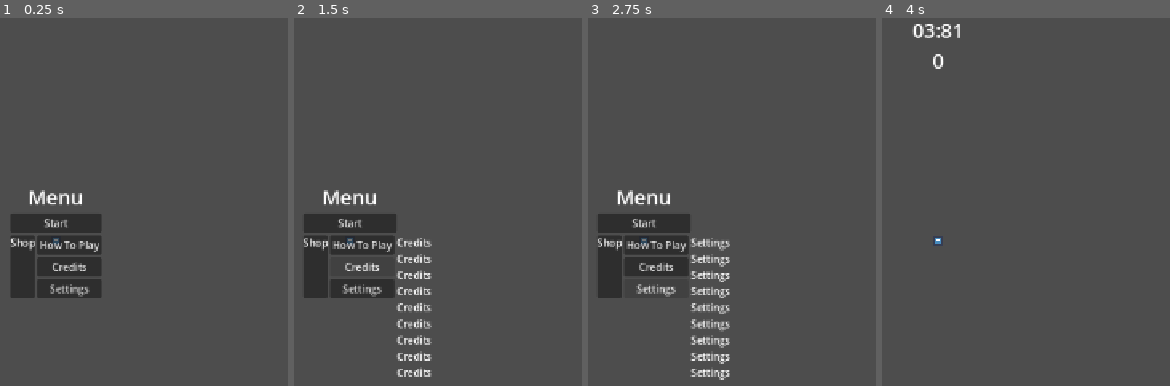
Above: before the commit, frames 1-4 (left to right).
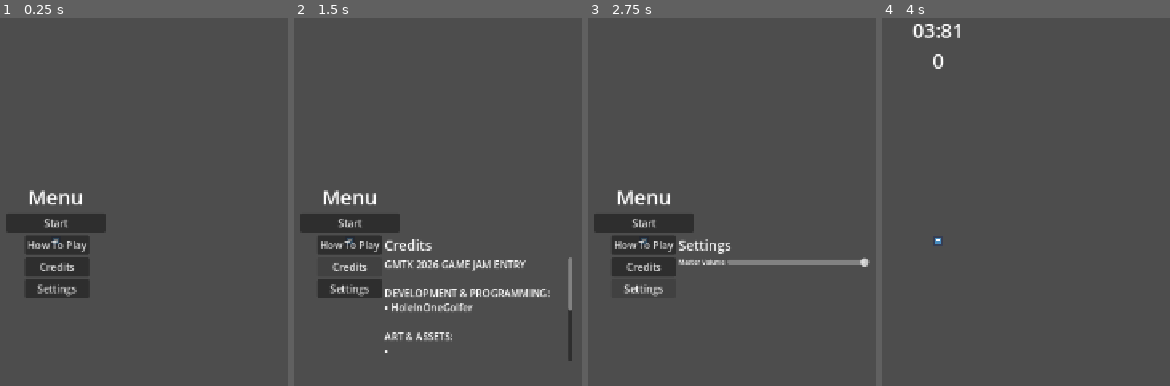
Above: after the commit, the same moments.

Repository: HoleInOneGolfer/GMTK-2026
Game: Godot game, scene res://scenes/main.tscn
Two runs of this game, one before a commit and one after it. Both use one fixed random seed, a clock stepped at 60 frames per second and the inputs below. The engine's default icon, where the game draws it, is replaced by a stand-in: a white triangle on a blue panel in a dark square.
Inputs (mouse positions are in pixels of both pictures, inside the frame that each line leads up to):
- Up to frame 1 (0.25 s): no input
- Up to frame 2 (1.5 s): click "How To Play" at 0.5 s; click "Credits" at 1.25 s
- Up to frame 3 (2.75 s): click "Settings" at 2 s
- Up to frame 4 (4 s): click "Start" at 2.75 s; move the mouse to (1115, 216) at 3.52 s; hold D (move_right) from 3.53 s (still down)

The runs differ from the first frame. In frame 1, 2.5% of the frame differs, in the area x 2-37%, y 53-77%; in frame 2, 6.1%, in the area x 2-97%, y 53-98%; in frame 3, 5.2%; in frame 4, nothing differs.

Commit message:
most of the UI is basically done

Diff:
--- a/scenes/ui.tscn
+++ b/scenes/ui.tscn
@@ -2,9 +2,16 @@
 
 [ext_resource type="Script" uid="uid://ix7xsqvylon5" path="res://scripts/ui.gd" id="1_nt7q6"]
 [ext_resource type="Script" uid="uid://bwcv31ikfnede" path="res://scripts/menu.gd" id="2_x4jx1"]
+[ext_resource type="Script" uid="uid://vynuhgatjaga" path="res://scripts/settings_panel.gd" id="3_yev5y"]
 
 [sub_resource type="LabelSettings" id="LabelSettings_bhunq"]
 font_size = 32
+
+[sub_resource type="LabelSettings" id="LabelSettings_gdt2y"]
+font_size = 22
+
+[sub_resource type="LabelSettings" id="LabelSettings_x4jx1"]
+font_size = 10
 
 [node name="UI" type="CanvasLayer" unique_id=1292629276 node_paths=PackedStringArray("hud_node", "menu_node", "timer_label")]
 process_mode = 3
@@ -64,15 +71,12 @@
 [node name="MainLayout" type="VBoxContainer" parent="MENU" unique_id=173891452]
 propagate_maximum_size = false
 layout_mode = 1
-anchors_preset = 8
+anchors_preset = 13
 anchor_left = 0.5
-anchor_top = 0.5
 anchor_right = 0.5
-anchor_bottom = 0.5
-offset_left = -54.0
-offset_top = -234.0
-offset_right = 54.0
-offset_bottom = 234.0
+anchor_bottom = 1.0
+offset_left = -79.0
+offset_right = 79.0
 grow_horizontal = 2
 grow_vertical = 2
 alignment = 1
@@ -103,10 +107,6 @@
 layout_mode = 2
 columns = 3
 
-[node name="Label" type="Label" parent="MENU/MainLayout/CenterContent/ShopPanel/ShopGrid" unique_id=57187387]
-layout_mode = 2
-text = "Shop"
-
 [node name="SidePanel" type="VBoxContainer" parent="MENU/MainLayout/CenterContent" unique_id=1785729234]
 layout_mode = 2
 
@@ -125,53 +125,106 @@
 [node name="HowToPlayPanel" type="Panel" parent="MENU/MainLayout/CenterContent" unique_id=497723144]
 layout_mode = 2
 
-[node name="Label" type="Label" parent="MENU/MainLayout/CenterContent/HowToPlayPanel" unique_id=1819272200]
-layout_mode = 0
-offset_right = 40.0
-offset_bottom = 23.0
-text = "How to Play
-How to Play
-How to Play
-How to Play
-How to Play
-How to Play
-How to Play
-How to Play
-How to Play
-"
+[node name="MarginContainer" type="MarginContainer" parent="MENU/MainLayout/CenterContent/HowToPlayPanel" unique_id=371365622]
+layout_mode = 1
+anchors_preset = 9
+anchor_bottom = 1.0
+offset_right = 306.0
+offset_bottom = 98.0
+grow_vertical = 2
+
+[node name="VBoxContainer" type="VBoxContainer" parent="MENU/MainLayout/CenterContent/HowToPlayPanel/MarginContainer" unique_id=63344266]
+layout_mode = 2
+
+[node name="Label" type="Label" parent="MENU/MainLayout/CenterContent/HowToPlayPanel/MarginContainer/VBoxContainer" unique_id=746996098]
+layout_mode = 2
+text = "How To Play"
+label_settings = SubResource("LabelSettings_gdt2y")
+
+[node name="RichTextLabel" type="RichTextLabel" parent="MENU/MainLayout/CenterContent/HowToPlayPanel/MarginContainer/VBoxContainer" unique_id=1838176967]
+layout_mode = 2
+size_flags_vertical = 3
+size_flags_stretch_ratio = 0.0
+text = "OBJECTIVE:
+Survive against the clock and race the countdown before time runs out!
+
+CONTROLS:
+• WASD: Move character
+• Mouse: Aim and interact with the shop
+
+GAMEPLAY:
+• Score points and gather currency during rounds.
+• Use the shop between rounds to power up your build.
+• Keep an eye on the timer, every second matters!"
 
 [node name="CreditsPanel" type="Panel" parent="MENU/MainLayout/CenterContent" unique_id=559442194]
 layout_mode = 2
 
-[node name="Label" type="Label" parent="MENU/MainLayout/CenterContent/CreditsPanel" unique_id=1976191970]
-layout_mode = 0
-offset_right = 40.0
-offset_bottom = 23.0
-text = "Credits
-Credits
-Credits
-Credits
-Credits
-Credits
-Credits
-Credits
-Credits
-"
-
-[node name="SettingsPanel" type="Panel" parent="MENU/MainLayout/CenterContent" unique_id=1575487124]
-layout_mode = 2
-
-[node name="Label" type="Label" parent="MENU/MainLayout/CenterContent/SettingsPanel" unique_id=1944079036]
-layout_mode = 0
-offset_right = 40.0
-offset_bottom = 23.0
-text = "Settings
-Settings
-Settings
-Settings
-Settings
-Settings
-Settings
-Settings
-Settings
-"
+[node name="MarginContainer" type="MarginContainer" parent="MENU/MainLayout/CenterContent/CreditsPanel" unique_id=459134733]
+layout_mode = 1
+anchors_preset = 9
+anchor_bottom = 1.0
+offset_right = 302.0
+offset_bottom = 101.0
+grow_vertical = 2
+
+[node name="VBoxContainer" type="VBoxContainer" parent="MENU/MainLayout/CenterContent/CreditsPanel/MarginContainer" unique_id=589874629]
+layout_mode = 2
+
+[node name="Label" type="Label" parent="MENU/MainLayout/CenterContent/CreditsPanel/MarginContainer/VBoxContainer" unique_id=1649542429]
+layout_mode = 2
+text = "Credits"
+label_settings = SubResource("LabelSettings_gdt2y")
+
+[node name="RichTextLabel" type="RichTextLabel" parent="MENU/MainLayout/CenterContent/CreditsPanel/MarginContainer/VBoxContainer" unique_id=1996398412]
+layout_mode = 2
+size_flags_vertical = 3
+size_flags_stretch_ratio = 0.0
+text = "GMTK 2026 GAME JAM ENTRY
+
+DEVELOPMENT & PROGRAMMING:
+• HoleInOneGolfer
+
+ART & ASSETS:
+•
+
+AUDIO & MUSIC:
+•
+
+GODOT LICENSE:
+• https://godotengine.org/license/
+
+Thanks for playing!"
+
+[node name="SettingsPanel" type="Panel" parent="MENU/MainLayout/CenterContent" unique_id=1575487124 node_paths=PackedStringArray("volume_slider")]
+layout_mode = 2
+script = ExtResource("3_yev5y")
+volume_slider = NodePath("MarginContainer/VBoxContainer/MasterVolume/MasterVolumeSlider")
+
+[node name="MarginContainer" type="MarginContainer" parent="MENU/MainLayout/CenterContent/SettingsPanel" unique_id=488848331]
+layout_mode = 1
+anchors_preset = 9
+anchor_bottom = 1.0
+offset_right = 306.0
+offset_bottom = 98.0
+grow_vertical = 2
+
+[node name="VBoxContainer" type="VBoxContainer" parent="MENU/MainLayout/CenterContent/SettingsPanel/MarginContainer" unique_id=1751767068]
+layout_mode = 2
+
+[node name="Label" type="Label" parent="MENU/MainLayout/CenterContent/SettingsPanel/MarginContainer/VBoxContainer" unique_id=1902849950]
+layout_mode = 2
+text = "Settings"
+label_settings = SubResource("LabelSettings_gdt2y")
+
+[node name="MasterVolume" type="HBoxContainer" parent="MENU/MainLayout/CenterContent/SettingsPanel/MarginContainer/VBoxContainer" unique_id=1625612918]
+layout_mode = 2
+
+[node name="Label" type="Label" parent="MENU/MainLayout/CenterContent/SettingsPanel/MarginContainer/VBoxContainer/MasterVolume" unique_id=2092982430]
+layout_mode = 2
+text = "Master Volume"
+label_settings = SubResource("LabelSettings_x4jx1")
+
+[node name="MasterVolumeSlider" type="HSlider" parent="MENU/MainLayout/CenterContent/SettingsPanel/MarginContainer/VBoxContainer/MasterVolume" unique_id=1152570216]
+layout_mode = 2
+size_flags_horizontal = 3
--- /dev/null
+++ b/scripts/settings_panel.gd
@@ -0,0 +1,28 @@
+extends Panel
+
+@export var volume_slider: HSlider
+
+var master_bus: int
+
+func _ready() -> void:
+	master_bus = AudioServer.get_bus_index("Master")
+
+	if volume_slider:
+		# Set min/max to match slider properties (usually 0.0 to 1.0)
+		volume_slider.min_value = 0.0
+		volume_slider.max_value = 1.0
+		volume_slider.step = 0.01
+
+		# Initialize value from the audio server
+		volume_slider.value = db_to_linear(AudioServer.get_bus_volume_db(master_bus))
+
+		# Connect signal
+		volume_slider.value_changed.connect(_on_volume_slider_changed)
+
+func _on_volume_slider_changed(value: float) -> void:
+	if value <= 0.0:
+		AudioServer.set_bus_volume_db(master_bus, -80.0)
+		AudioServer.set_bus_mute(master_bus, true)
+	else:
+		AudioServer.set_bus_mute(master_bus, false)
+		AudioServer.set_bus_volume_db(master_bus, linear_to_db(value))
Not shown, added: scripts/settings_panel.gd.uid
